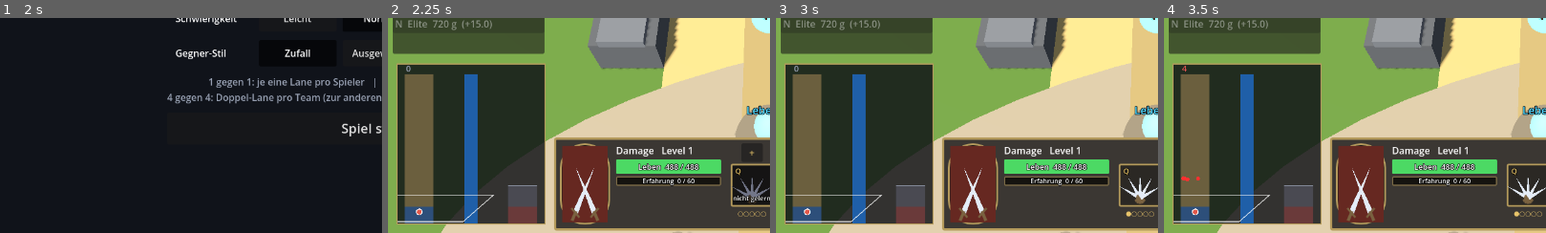
Above: before the commit, frames 1-4 (left to right).
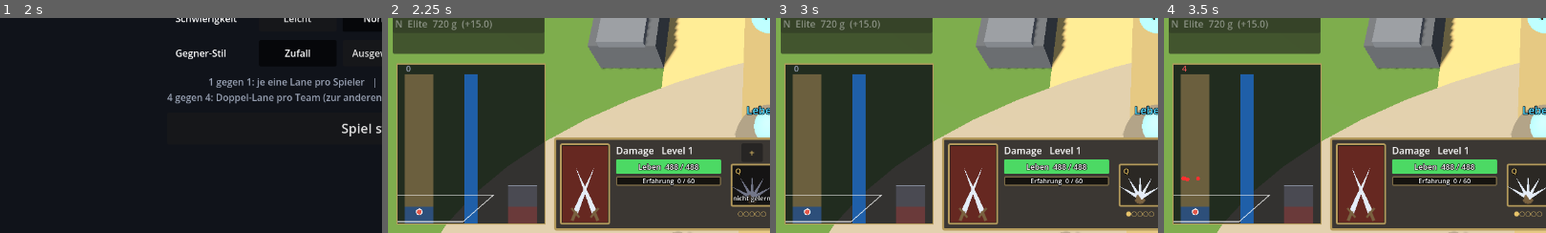
Above: after the commit, the same moments.

Repository: Tarux21/hero-lane-wars
Game: Godot game, scene res://scenes/main.tscn
Same seed, same stepped clock (60 frames per second), same inputs: the game is played once before the commit and once after it.
Inputs:
- Up to frame 1 (2 s): click "Normal" at 0.5 s; click "Normal" at 1.25 s
- Up to frame 2 (2.25 s): click "Spiel starten" at 2 s
- Up to frame 3 (3 s): click "+" at 2.75 s
- Up to frame 4 (3.5 s): no input
The pictures show only the part of the screen within x 0-50%, y 50-100%; the shares and areas given below are measured in that part.

Frame 1 is identical in both runs. In frame 2, 0.4% of the frame differs, in the area x 45-59%, y 58-96%; in frame 3, 0.4%; in frame 4, 0.4%.

Commit message:
Heldenbild passt in den Rahmen (eckiger Rahmen wie die Faehigkeitsfelder)
Co-Authored-By: Claude Sonnet 5.5 <noreply@anthropic.com>

Diff:
--- a/godot/scripts/hud_stein.gd
+++ b/godot/scripts/hud_stein.gd
@@ -95,7 +95,7 @@
 	var hb := HBoxContainer.new()
 	hb.add_theme_constant_override("separation", 10)
 	var frame := PanelContainer.new()
-	frame.add_theme_stylebox_override("panel", box(Color("#1c1a17"), GOLD, 3, 40, 4))
+	frame.add_theme_stylebox_override("panel", box(Color("#1c1a17"), GOLD, 3, 3, 4))
 	frame.custom_minimum_size = Vector2(84, 84)
 	var ic := SkillIcon.new()
 	ic.kind = "class_" + str(g.hero["key"])
